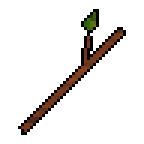
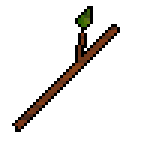
Layered file, before and after one edit (w=144, h=144). Changes by layer:
painted on "Outline" over [12, 6, 126, 135]
painted on "Color" over [12, 9, 126, 135]
